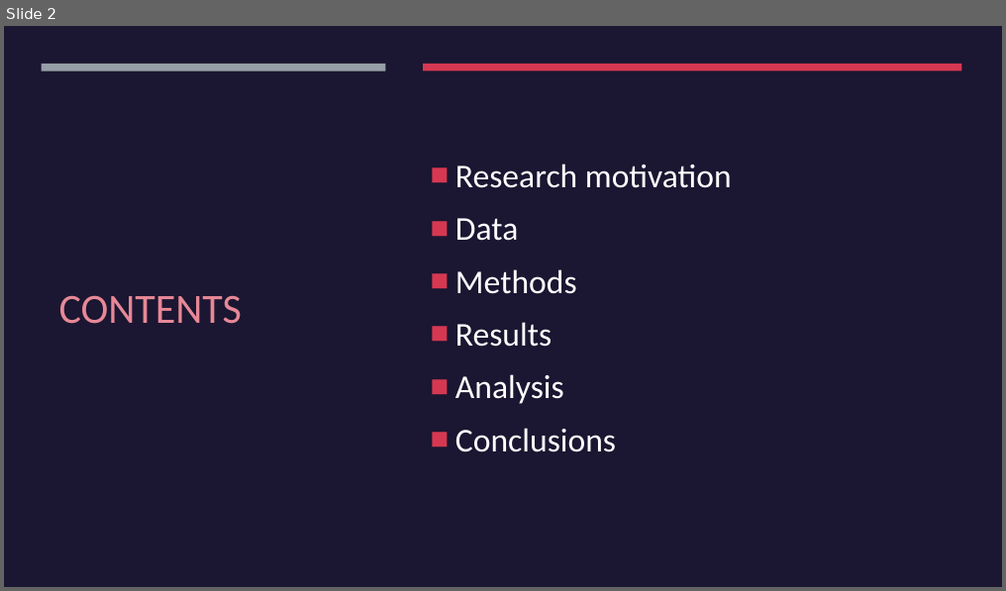
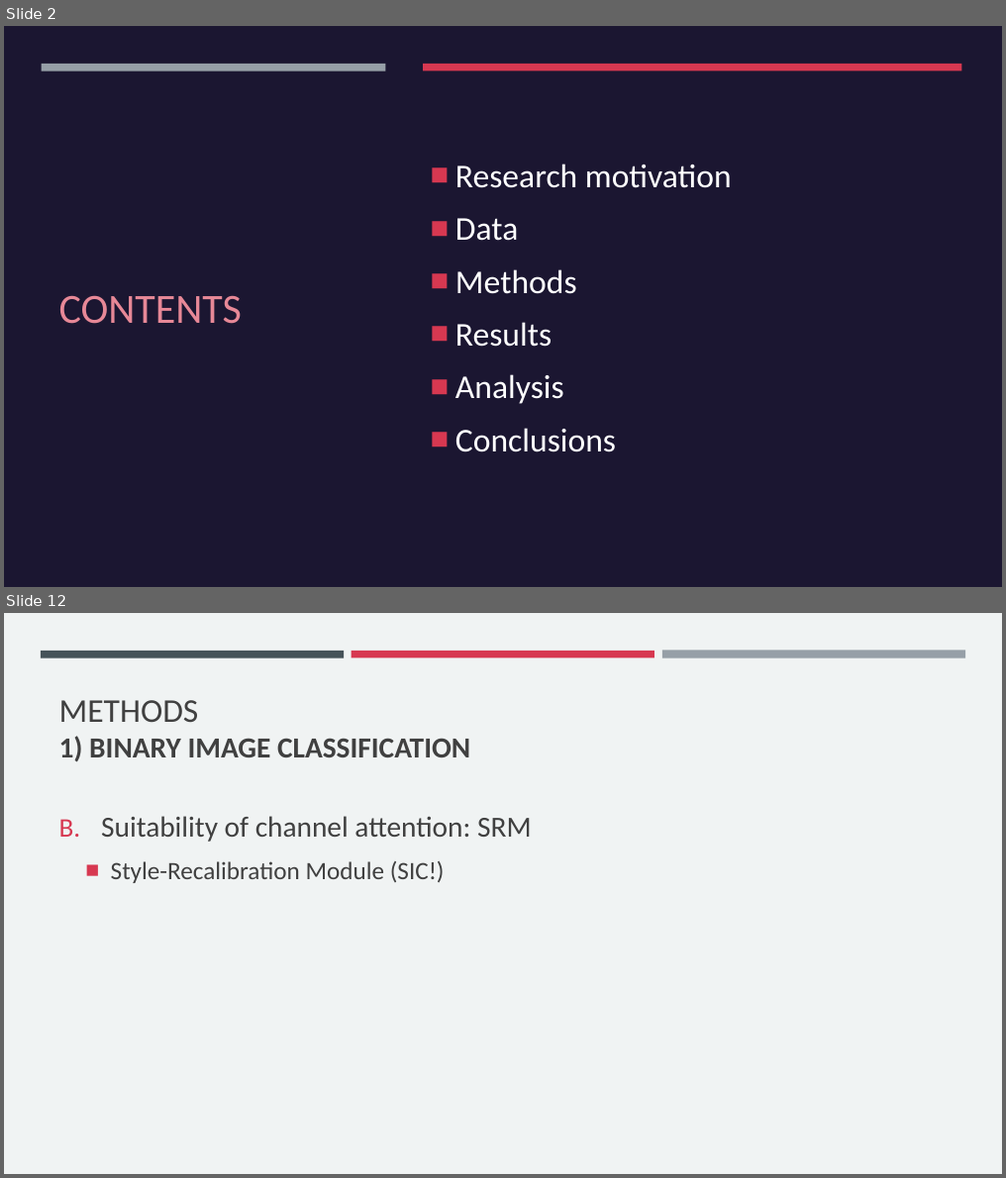
Before and after one commit to jshrdt/aics-project, a slide deck: paper/aics_ppp.pptx. Shown one above the other, each under a label of ours: slide 2 before the commit, slides 2 and 12 after it; the slides between them are not shown. The pictures are 1006x591 and 1006x1178 pixels, drawn with LibreOffice and Linux fonts; fonts in the diff are those of the drawing. Boxes give left, top, right and bottom in pixels: in the first picture for what was removed or moved away, otherwise in the second. Text is boxed around its words. In the diff, an @@ line names an element or a change of style, - is before the commit and + after.

```diff
--- a/paper/aics_ppp.pptx
+++ b/paper/aics_ppp.pptx
@@ slide 12 added at box(4, 613, 1002, 1174), background #F0F3F3 @@
@@ rectangle added at box(41, 651, 344, 658), fill #465359 @@
@@ rectangle added at box(351, 651, 654, 658), fill #D73851 @@
@@ rectangle added at box(662, 651, 965, 659), fill #969FA7 @@
@@ title added at box(59, 700, 470, 762), 28 pt, text #404040, bold @@
+METHODS
+1) BINARY IMAGE CLASSIFICATION
@@ text added at box(101, 816, 532, 883), 28 pt, text #404040 @@
+B. Suitability of channel attention: SRM
+  ■ Style-Recalibration Module (SIC!)
```
Also in this commit, not shown: 6 slides changed, 11 other slides added, 11 other files.
